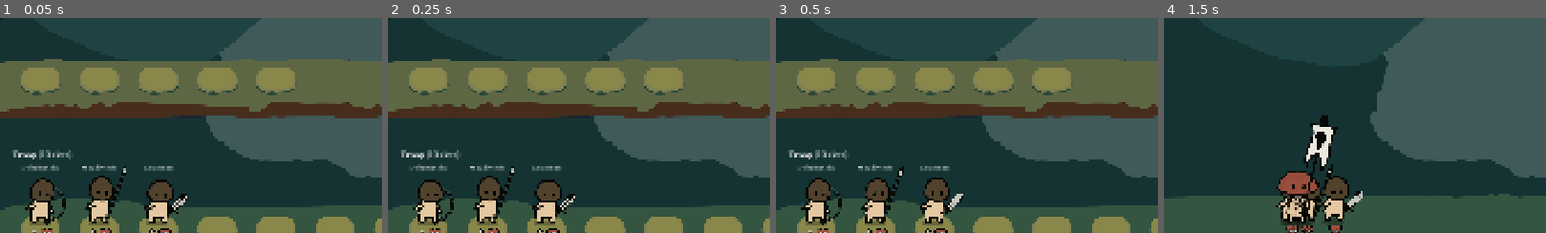
Above: before the commit, frames 1-4 (left to right).
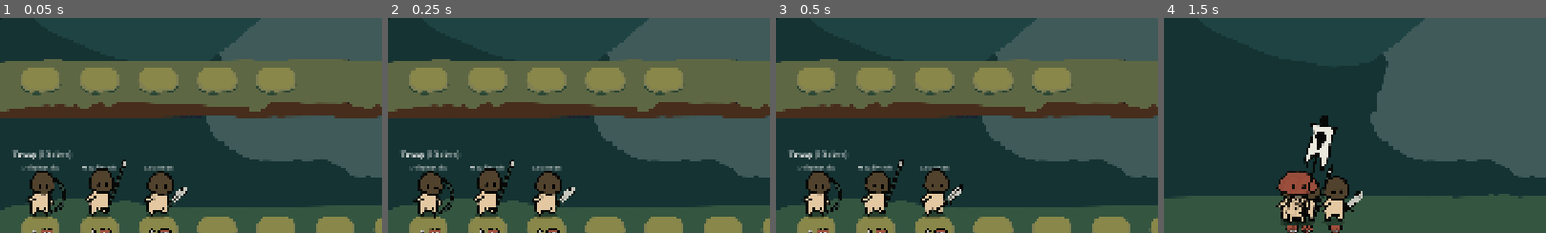
Above: after the commit, the same moments.

Repository: stonecauldron/mycelium-prototype
Game: Godot game, scene res://assets/base/base.tscn
Same seed, same stepped clock (60 frames per second), same inputs: the game is played once before the commit and once after it.
Inputs (mouse positions are % of the whole screen's width and height, from its top left):
- Up to frame 1 (0.05 s): no input
- Up to frame 2 (0.25 s): no input
- Up to frame 3 (0.5 s): no input
- Up to frame 4 (1.5 s): click "Start Battle" at 0.5 s; click (50, 6) at 1.25 s
The pictures show only the part of the screen within x 0-50%, y 25-75%; the shares and areas given below are measured in that part.

The runs differ from the first frame. In frame 1, 4.1% of the frame differs, in the area x 6-49%, y 65-97%; in frame 2, 4.1%; in frame 3, 4.1%; in frame 4, nothing differs.

Commit message:
Polish unit detail card layout and portrait clipping.
Larger type and chips, clearer strain copy, and feet-pivot portrait clearance so ground shadows are not clipped.

Co-authored-by: Cursor <cursoragent@cursor.com>

Diff:
--- a/assets/base/roster_unit_data.gd
+++ b/assets/base/roster_unit_data.gd
@@ -73,11 +73,16 @@
 static func _sync_portrait_in_host(host: Control) -> void:
 	if not is_instance_valid(host):
 		return
+	# Feet-pivoted: origin is at the soles. Ground shadow extends below +Y, so
+	# keep a clearance from the clip edge (not size.y - 4).
+	var bottom_clearance := 24.0
 	for child in host.get_children():
 		if child is UnitAppearance:
-			(child as UnitAppearance).position = Vector2(
+			var appearance := child as UnitAppearance
+			bottom_clearance = maxf(24.0 * appearance.scale.y, 16.0)
+			appearance.position = Vector2(
 				host.size.x * 0.5,
-				host.size.y - 4.0
+				host.size.y - bottom_clearance
 			)
 
 
--- a/assets/base/unit_detail_card/unit_detail_card.gd
+++ b/assets/base/unit_detail_card/unit_detail_card.gd
@@ -1,9 +1,9 @@
 class_name UnitDetailCard
 extends Control
 
-const CARD_SIZE := Vector2(280, 420)
-const CARD_SIZE_NO_PORTRAIT := Vector2(280, 340)
-const PORTRAIT_SCALE := 0.95
+const CARD_SIZE := Vector2(300, 460)
+const CARD_SIZE_NO_PORTRAIT := Vector2(300, 360)
+const PORTRAIT_SCALE := 0.9
 
 var unit_data: RosterUnitData
 var show_portrait: bool = true
@@ -16,7 +16,6 @@
 @onready var _age_label: Label = %AgeLabel
 @onready var _stage_tag: TagChip = %StageTag
 @onready var _tier_tag: TagChip = %TierTag
-@onready var _role_tag: TagChip = %RoleTag
 @onready var _portrait_host: Control = %PortraitHost
 @onready var _atk_chip: StatChip = %AtkChip
 @onready var _hp_chip: StatChip = %HpChip
@@ -123,7 +122,7 @@
 func _refresh_strain_meta() -> void:
 	var strain := unit_data.strain
 	if strain != null:
-		_type_label.text = strain.display_name
+		_type_label.text = "%s Strain" % strain.display_name
 		_desc_label.text = strain.short_description
 		_desc_label.visible = not strain.short_description.is_empty()
 	else:
@@ -137,8 +136,6 @@
 	_stage_tag.set_text("Adult" if unit_data.is_imago else "Child")
 	_tier_tag.set_text(UnitStatsData.label_for_tier(unit_data.power_tier))
 	_tier_tag.set_fill_color(UnitStatsData.tint_for_tier(unit_data.power_tier))
-	var role := str(WeaponData.FORMATION_LINE_LABELS.get(unit_data.get_formation_line(), "—"))
-	_role_tag.set_text(role)
 
 
 func _age_text(days: int) -> String:
--- a/assets/base/unit_detail_card/unit_detail_card.tscn
+++ b/assets/base/unit_detail_card/unit_detail_card.tscn
@@ -24,7 +24,7 @@
 corner_radius_bottom_left = 18
 
 [node name="UnitDetailCard" type="Control" unique_id=1555166682]
-custom_minimum_size = Vector2(280, 420)
+custom_minimum_size = Vector2(300, 460)
 layout_mode = 3
 anchors_preset = 0
 theme = ExtResource("2_theme")
@@ -53,18 +53,18 @@
 
 [node name="NameLabel" type="Label" parent="CardPanel/Margin/VBox" unique_id=495877898]
 unique_name_in_owner = true
-custom_minimum_size = Vector2(240, 0)
+custom_minimum_size = Vector2(260, 0)
 layout_mode = 2
 size_flags_horizontal = 3
 theme_override_colors/font_color = Color(0.03137255, 0.03529412, 0.02745098, 1)
-theme_override_font_sizes/font_size = 20
+theme_override_font_sizes/font_size = 28
 text = "Unit"
 horizontal_alignment = 1
 autowrap_mode = 3
 
 [node name="PortraitHost" type="Control" parent="CardPanel/Margin/VBox" unique_id=1373002961]
 unique_name_in_owner = true
-custom_minimum_size = Vector2(0, 130)
+custom_minimum_size = Vector2(0, 140)
 clip_contents = true
 layout_mode = 2
 size_flags_horizontal = 3
@@ -74,29 +74,33 @@
 [node name="CombatRow" type="HBoxContainer" parent="CardPanel/Margin/VBox" unique_id=930044425]
 layout_mode = 2
 size_flags_horizontal = 4
-theme_override_constants/separation = 8
+theme_override_constants/separation = 12
 alignment = 1
 
 [node name="AtkChip" parent="CardPanel/Margin/VBox/CombatRow" unique_id=944571965 instance=ExtResource("5_chip")]
 unique_name_in_owner = true
 icon = ExtResource("3_sword")
+chip_size = Vector2(48, 48)
+value_font_size = 22
 
 [node name="HpChip" parent="CardPanel/Margin/VBox/CombatRow" unique_id=1770126743 instance=ExtResource("5_chip")]
 unique_name_in_owner = true
 icon = ExtResource("4_hp")
+chip_size = Vector2(48, 48)
+value_font_size = 22
 
 [node name="AttrGrid" type="GridContainer" parent="CardPanel/Margin/VBox" unique_id=389948497]
 layout_mode = 2
 size_flags_horizontal = 4
-theme_override_constants/h_separation = 12
-theme_override_constants/v_separation = 2
+theme_override_constants/h_separation = 14
+theme_override_constants/v_separation = 4
 columns = 2
 
 [node name="StrLabel" type="Label" parent="CardPanel/Margin/VBox/AttrGrid" unique_id=682754132]
 unique_name_in_owner = true
 layout_mode = 2
 theme_override_colors/font_color = Color(0.03137255, 0.03529412, 0.02745098, 1)
-theme_override_font_sizes/font_size = 16
+theme_override_font_sizes/font_size = 18
 text = "STR 0"
 horizontal_alignment = 1
 
@@ -104,7 +108,7 @@
 unique_name_in_owner = true
 layout_mode = 2
 theme_override_colors/font_color = Color(0.03137255, 0.03529412, 0.02745098, 1)
-theme_override_font_sizes/font_size = 16
+theme_override_font_sizes/font_size = 18
 text = "DEX 0"
 horizontal_alignment = 1
 
@@ -112,7 +116,7 @@
 unique_name_in_owner = true
 layout_mode = 2
 theme_override_colors/font_color = Color(0.03137255, 0.03529412, 0.02745098, 1)
-theme_override_font_sizes/font_size = 16
+theme_override_font_sizes/font_size = 18
 text = "CON 0"
 horizontal_alignment = 1
 
@@ -120,7 +124,7 @@
 unique_name_in_owner = true
 layout_mode = 2
 theme_override_colors/font_color = Color(0.03137255, 0.03529412, 0.02745098, 1)
-theme_override_font_sizes/font_size = 16
+theme_override_font_sizes/font_size = 18
 text = "SPD 0"
 horizontal_alignment = 1
 
@@ -141,26 +145,22 @@
 unique_name_in_owner = true
 text = "Child"
 
-[node name="RoleTag" parent="CardPanel/Margin/VBox/TagMargin/TagRow" unique_id=2118593632 instance=ExtResource("6_tag")]
-unique_name_in_owner = true
-text = "Melee"
-
 [node name="TypeLabel" type="Label" parent="CardPanel/Margin/VBox" unique_id=575043690]
 unique_name_in_owner = true
 layout_mode = 2
 size_flags_horizontal = 3
 theme_override_colors/font_color = Color(0.03137255, 0.03529412, 0.02745098, 1)
-theme_override_font_sizes/font_size = 20
-text = "Generalist"
+theme_override_font_sizes/font_size = 22
+text = "Generalist Strain"
 
 [node name="DescLabel" type="Label" parent="CardPanel/Margin/VBox" unique_id=563188910]
 unique_name_in_owner = true
-custom_minimum_size = Vector2(240, 0)
+custom_minimum_size = Vector2(260, 0)
 layout_mode = 2
 size_flags_horizontal = 3
 theme_override_colors/font_color = Color(0.2, 0.22, 0.18, 1)
-theme_override_font_sizes/font_size = 17
-text = "An all-rounder strain. A tad boring…"
+theme_override_font_sizes/font_size = 18
+text = "An all-rounder. A tad boring…"
 autowrap_mode = 3
 
 [node name="AgeLabel" type="Label" parent="CardPanel/Margin/VBox" unique_id=1211487046]
@@ -168,7 +168,7 @@
 layout_mode = 2
 size_flags_horizontal = 3
 theme_override_colors/font_color = Color(0.03137255, 0.03529412, 0.02745098, 1)
-theme_override_font_sizes/font_size = 17
+theme_override_font_sizes/font_size = 18
 text = "Age: 0 days"
 
 [node name="FooterRow" type="HBoxContainer" parent="CardPanel/Margin/VBox" unique_id=955763184]
--- a/assets/ui/stat_chip/stat_chip.gd
+++ b/assets/ui/stat_chip/stat_chip.gd
@@ -2,6 +2,7 @@
 extends Control
 
 const CHIP_SIZE := Vector2(32, 32)
+const DEFAULT_VALUE_FONT_SIZE := 16
 
 @export var icon: Texture2D:
 	set(value):
@@ -9,13 +10,23 @@
 		if _icon != null:
 			_icon.texture = value
 
+@export var chip_size: Vector2 = CHIP_SIZE:
+	set(value):
+		chip_size = value
+		_apply_chip_size()
+
+@export var value_font_size: int = DEFAULT_VALUE_FONT_SIZE:
+	set(value):
+		value_font_size = value
+		_apply_value_font_size()
+
 @onready var _icon: TextureRect = %Icon
 @onready var _value_label: Label = %Value
 
 
 func _ready() -> void:
-	custom_minimum_size = CHIP_SIZE
-	size = CHIP_SIZE
+	_apply_chip_size()
+	_apply_value_font_size()
 	mouse_filter = Control.MOUSE_FILTER_IGNORE
 	_set_children_mouse_filter_ignore(self)
 	if icon != null:
@@ -26,6 +37,17 @@
 	_value_label.text = str(value)
 
 
+func _apply_chip_size() -> void:
+	custom_minimum_size = chip_size
+	size = chip_size
+
+
+func _apply_value_font_size() -> void:
+	if _value_label == null:
+		return
+	_value_label.add_theme_font_size_override("font_size", value_font_size)
+
+
 func _set_children_mouse_filter_ignore(node: Node) -> void:
 	for child in node.get_children():
 		if child is Control:
--- a/assets/ui/tag_chip/tag_chip.tscn
+++ b/assets/ui/tag_chip/tag_chip.tscn
@@ -28,7 +28,7 @@
 unique_name_in_owner = true
 layout_mode = 2
 theme_override_colors/font_color = Color(0.03137255, 0.03529412, 0.02745098, 1)
-theme_override_font_sizes/font_size = 18
+theme_override_font_sizes/font_size = 19
 text = "Tag"
 horizontal_alignment = 1
 vertical_alignment = 1
--- a/assets/units/generalist/generalist_strain.tres
+++ b/assets/units/generalist/generalist_strain.tres
@@ -20,6 +20,6 @@
 [resource]
 script = ExtResource("1_script")
 display_name = "Generalist"
-short_description = "An all-rounder strain. A tad boring…"
+short_description = "An all-rounder. A tad boring…"
 days_to_imago = 2
 life_stages = [SubResource("Stage_juvenile"), SubResource("Stage_imago")]
